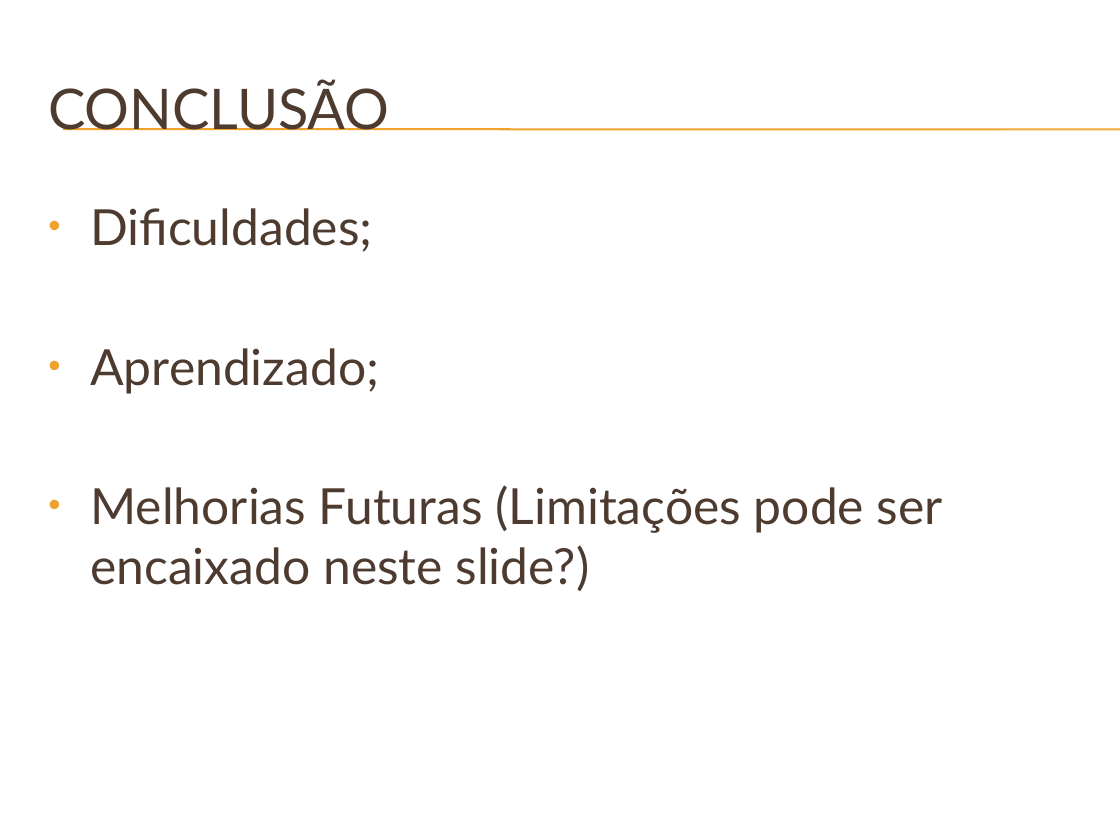
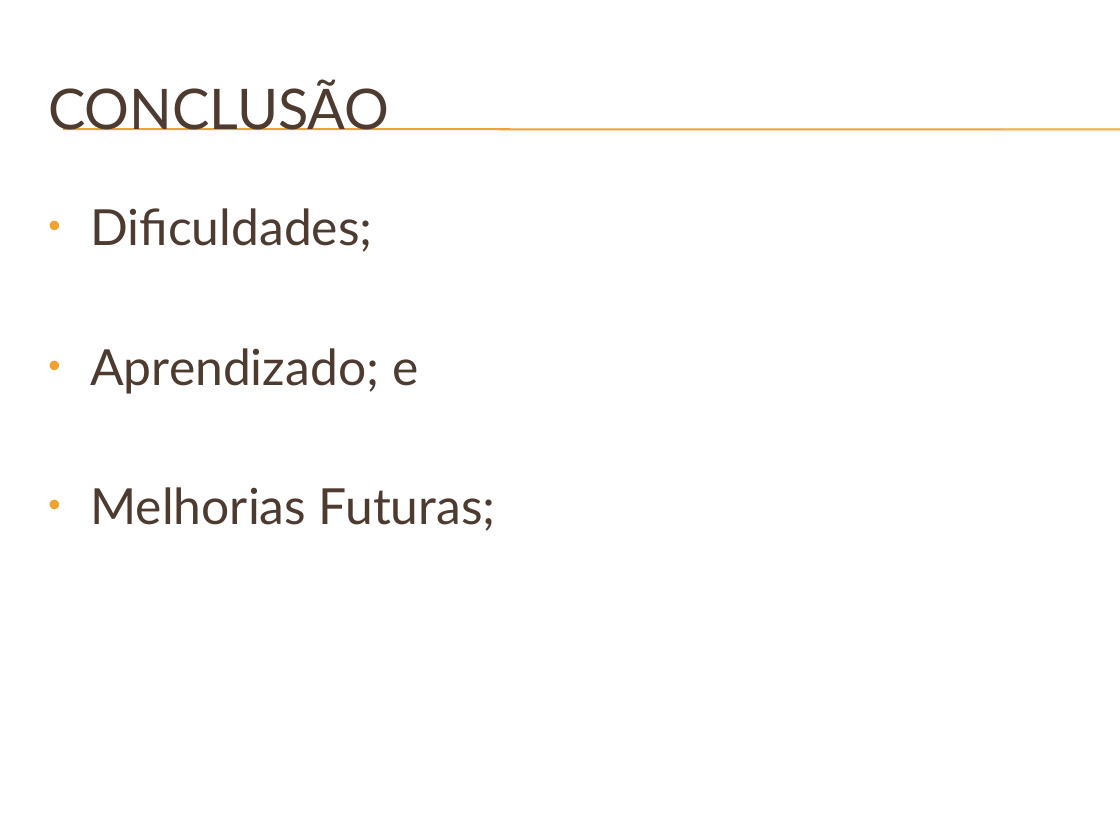
Before and after one commit to junioma/logviewerucb2009, a slide deck: slide 10 of DOCUMENTAÇÃO/_SLIDE/JMBLogViewer.pptx (slide 13 before the commit). Drawn at 1120x840 pixels with LibreOffice and Linux fonts; fonts in the diff are those of the drawing; background and template pictures are left out. Boxes give left, top, right and bottom in pixels: in the first picture for what was removed or moved away, otherwise in the second. Text is boxed around its words. In the diff, an @@ line names an element or a change of style, - is before the commit and + after.

```diff
--- a/DOCUMENTAÇÃO/_SLIDE/JMBLogViewer.pptx
+++ b/DOCUMENTAÇÃO/_SLIDE/JMBLogViewer.pptx
@@ text at [90, 348, 496, 531]: text changed @@
-• Aprendizado;
-• Melhorias Futuras (Limitações pode ser encaixado neste slide?)
+• Aprendizado; e
+• Melhorias Futuras;
```
Also in this commit, not shown: 3 other slides changed, 3 slides removed.
